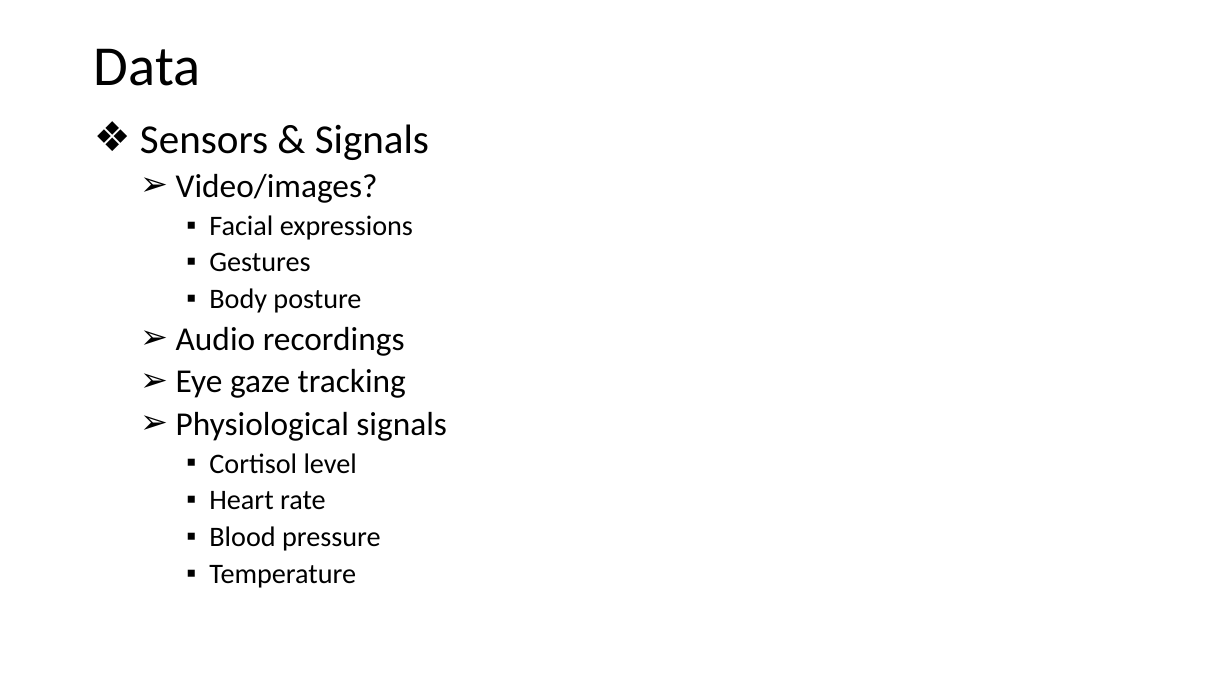
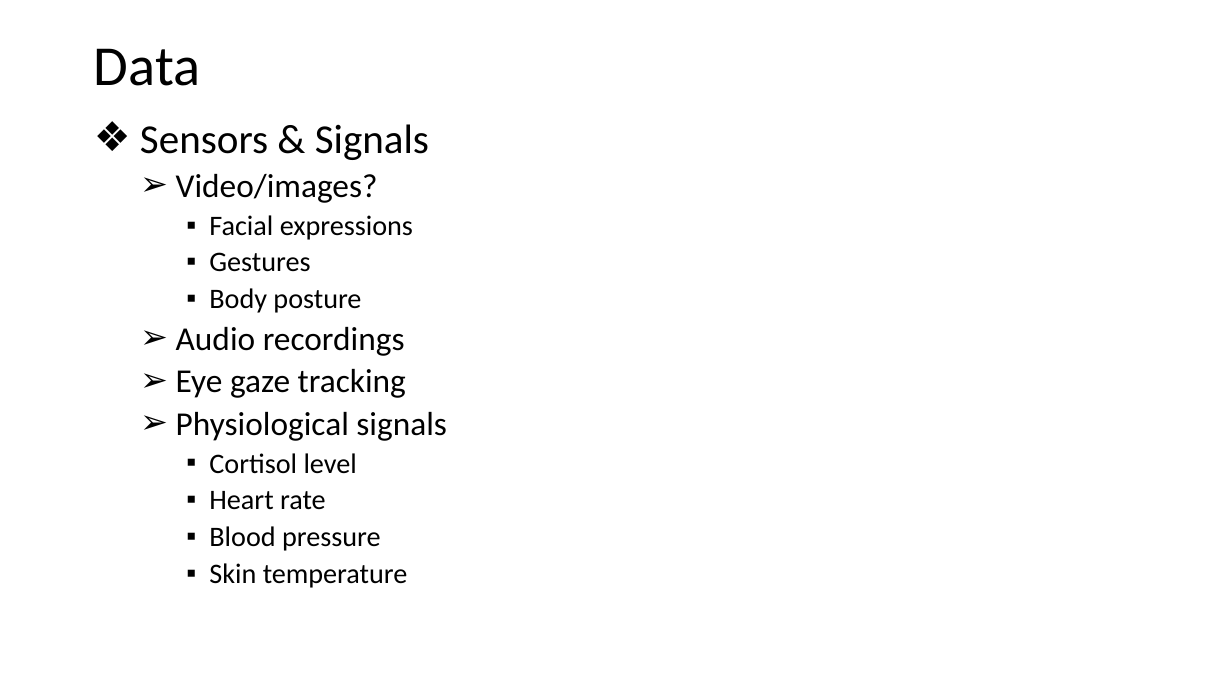
Before and after one commit to poojaprajod/stress-mindbot, a slide deck: slide 7 of Kick-off.pptx. Drawn at 1232x693 pixels with LibreOffice and Linux fonts; fonts in the diff are those of the drawing. Boxes give left, top, right and bottom in pixels: in the first picture for what was removed or moved away, otherwise in the second. Text is boxed around its words. In the diff, an @@ line names an element or a change of style, - is before the commit and + after.

Commit message:
blah

```diff
--- a/Kick-off.pptx
+++ b/Kick-off.pptx
@@ text at bbox=[209, 563, 408, 588]: text changed @@
-    ▪ Temperature
+    ▪ Skin temperature
```
